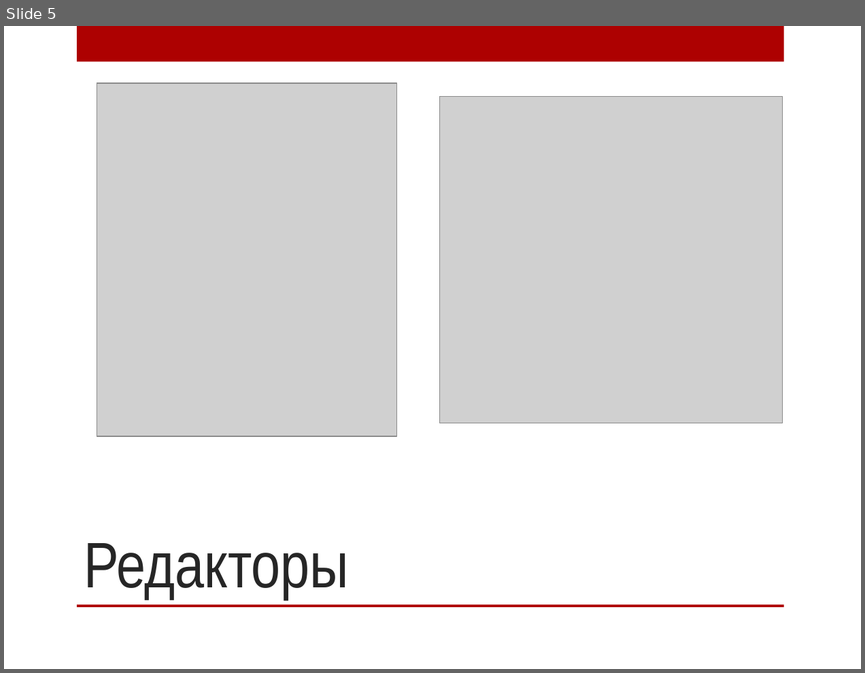
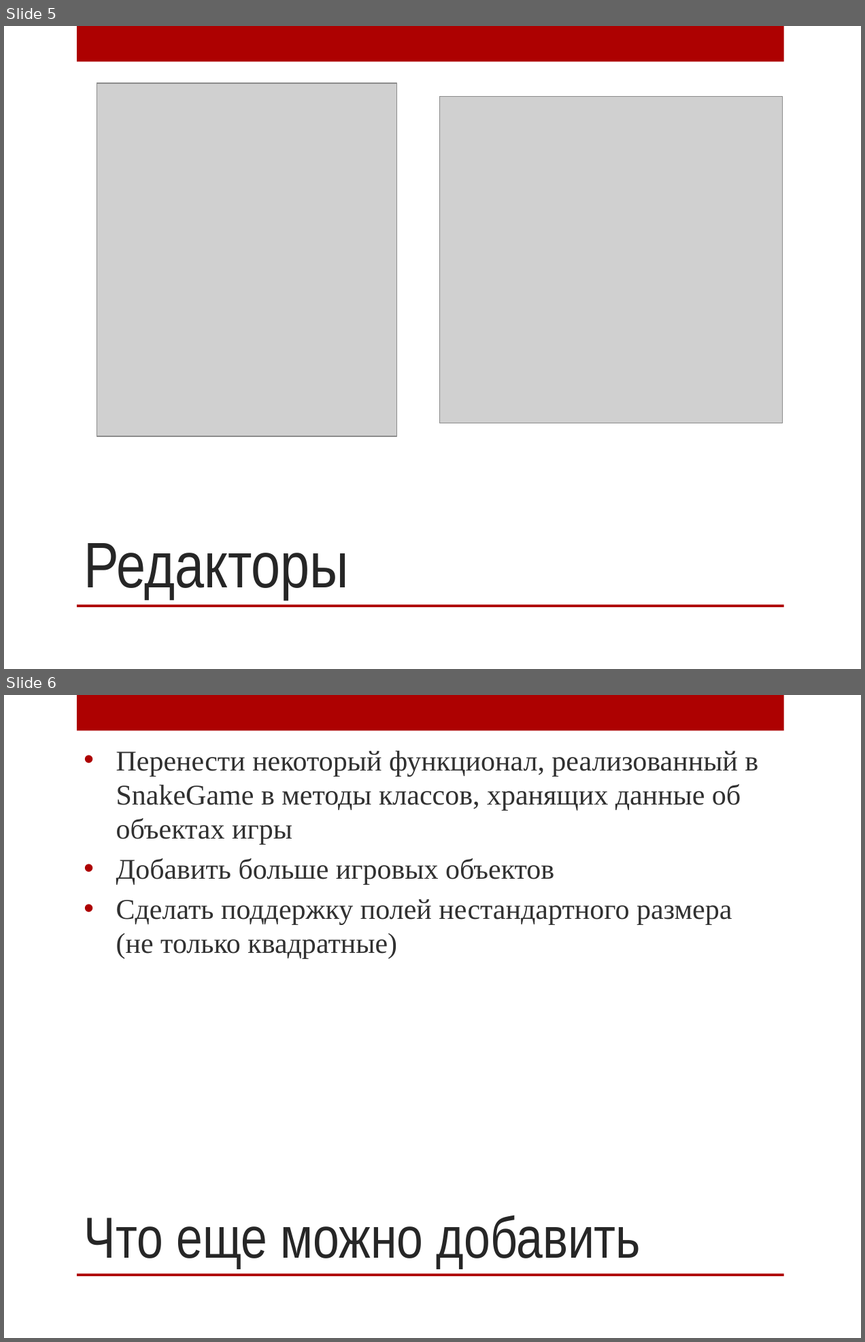
Before and after one commit to Peeperocka/Pythonic-Snake, a slide deck: Презентация по проекту в лицее.pptx. Shown one above the other, each under a label of ours: slide 5 before the commit, slides 5 and 6 after it. The pictures are 865x673 and 865x1342 pixels, drawn with LibreOffice and Linux fonts; fonts in the diff are those of the drawing; grey boxes stand for pictures; background and template pictures are left out. Boxes give left, top, right and bottom in pixels: in the first picture for what was removed or moved away, otherwise in the second. Text is boxed around its words. In the diff, an @@ line names an element or a change of style, - is before the commit and + after.

```diff
--- a/Презентация по проекту в лицее.pptx
+++ b/Презентация по проекту в лицее.pptx
@@ slide 6 added at bbox=[4, 695, 861, 1338], background picture (left out); not listed: 2 template elements that a slide beside it also shows @@
@@ text added at bbox=[116, 751, 758, 959], 24 pt, text #303030 @@
+• Перенести некоторый функционал, реализованный в SnakeGame в методы классов, хранящих данные об объектах игры
+• Добавить больше игровых объектов
+• Сделать поддержку полей нестандартного размера (не только квадратные)
@@ title added at bbox=[84, 1215, 640, 1268], 48.6 pt, text #262626 @@
+Что еще можно добавить
```
